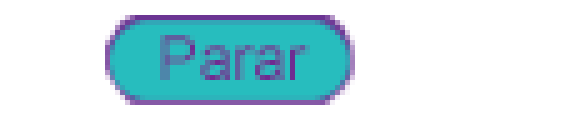
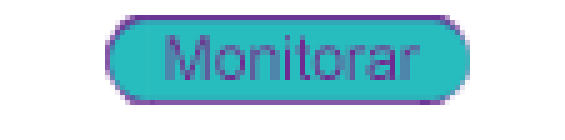
The second w=565, h=140 image is a revision of the first. Changes to its layers:
renamed "Parar" to "Monitorar", painted on it over [left=160, top=35, right=420, bottom=80]
renamed "Camada 3" to "meio", moved it above "Direita", painted on it over [left=145, top=15, right=430, bottom=105]
added layer "Direita" above "esquerda" over [left=420, top=15, right=470, bottom=105]
renamed "Camada 4" to "esquerda", painted on it over [left=145, top=15, right=350, bottom=105]
